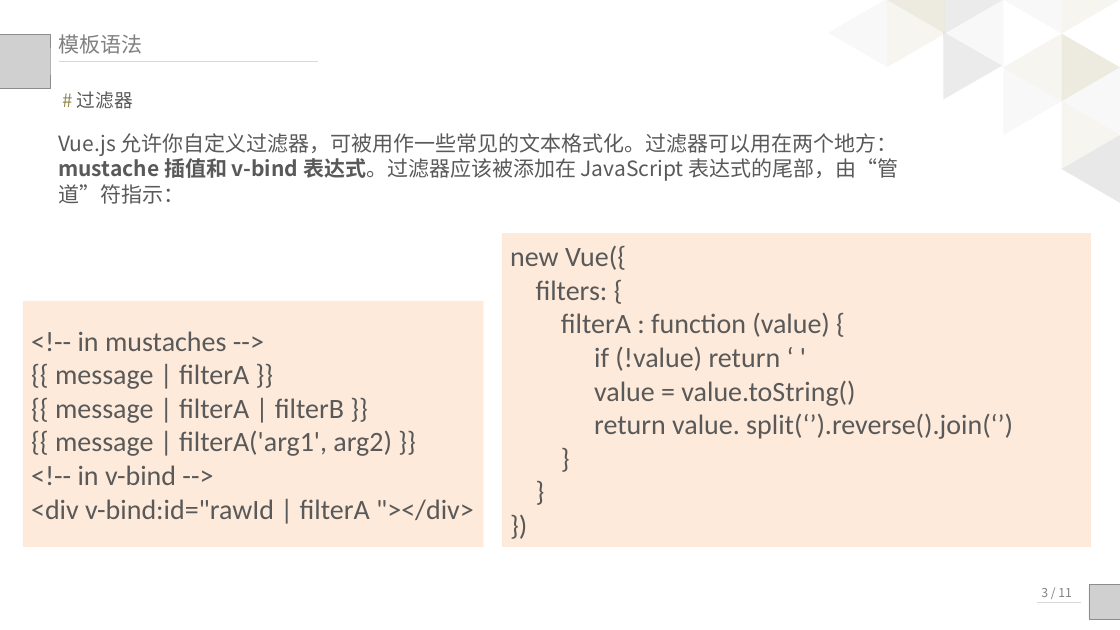
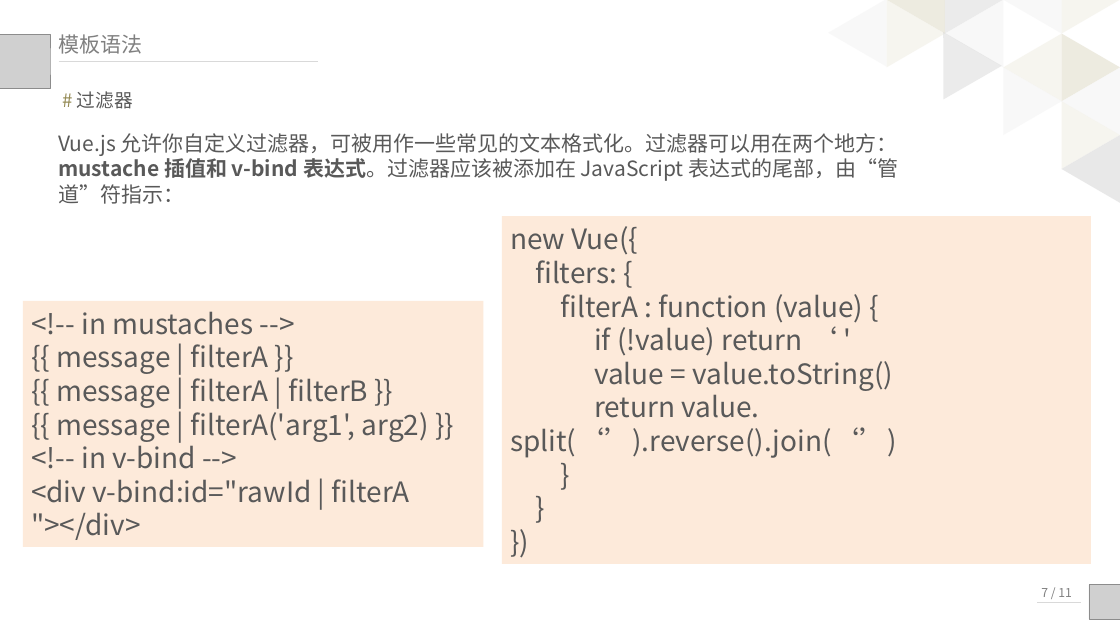
Before and after one commit to palmerye/Vue-Classroom, a slide deck: slide 8 of Presentation/Vue入门.pptx. Drawn at 1120x630 pixels with LibreOffice and Linux fonts; fonts in the diff are those of the drawing; grey boxes stand for pictures. Boxes give left, top, right and bottom in pixels: in the first picture for what was removed or moved away, otherwise in the second. Text is boxed around its words. In the diff, an @@ line names an element or a change of style, - is before the commit and + after.

```diff
--- a/Presentation/Vue入门.pptx
+++ b/Presentation/Vue入门.pptx
@@ rectangle "new Vue({" at (502, 216, 1091, 564): font Calibri to Noto Sans CJK SC @@
@@ rectangle "new Vue({": place and size @@
-rectangle "new Vue({" at (502, 233, 1091, 547)
+rectangle "new Vue({" at (502, 216, 1091, 564)
@@ rectangle "<!-- in mustaches -->" at (23, 301, 483, 547): font Calibri to Noto Sans CJK SC @@
@@ text at (1041, 588, 1072, 597): text changed @@
-3 / 11
+7 / 11
```
Also in this commit, not shown: 5 other slides changed, 11 slides added, 2 slides removed, 1 other file.
